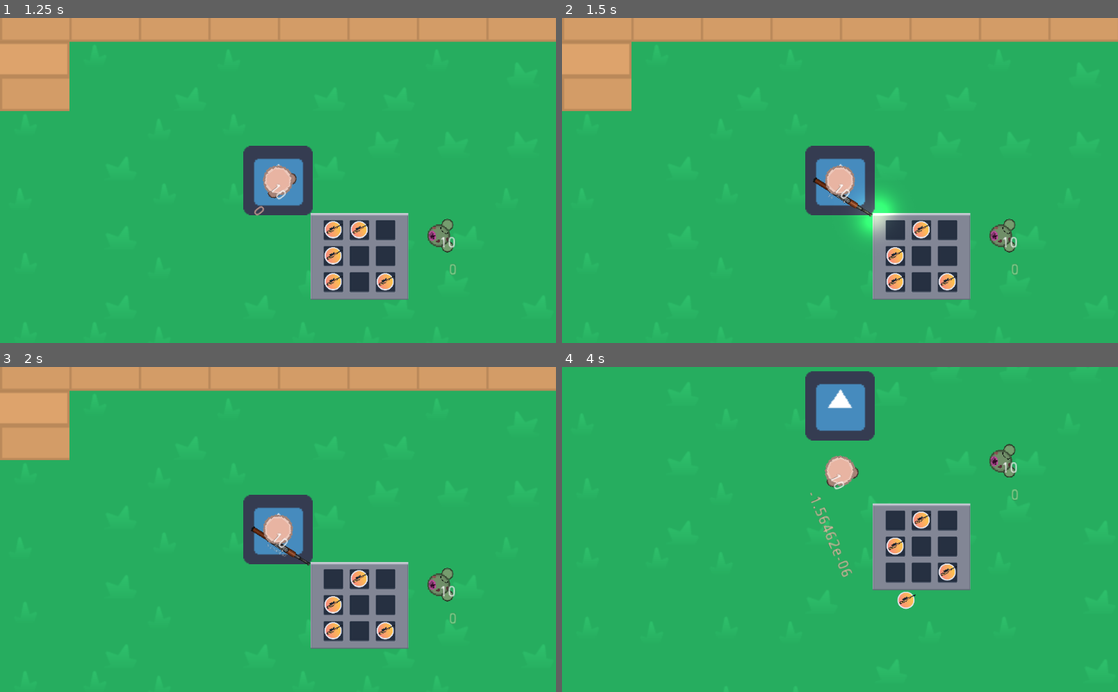
Above: before the commit, frames 1-4 (two rows, left to right).
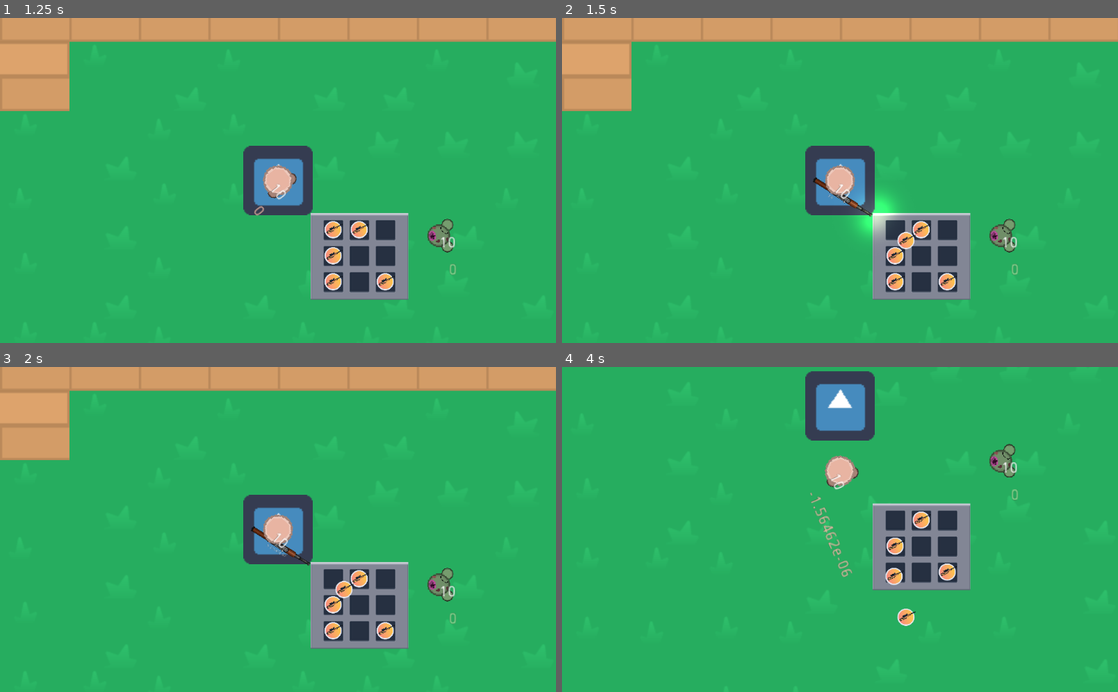
Above: after the commit, the same moments.

Repository: Panda248/Hu-Yang-Yoyale
Game: Godot game, scene res://MainMenu.tscn
Two runs of this game, one before a commit and one after it. Both use one fixed random seed, a clock stepped at 60 frames per second and the inputs below. The engine's default icon, where the game draws it, is replaced by a stand-in: a white triangle on a blue panel in a dark square.
Inputs (mouse positions are in pixels of both pictures, inside the frame that each line leads up to):
- Up to frame 1 (1.25 s): click "PLAY" at 0.5 s
- Up to frame 2 (1.5 s): tap Enter at 1.25 s; move the mouse to (895, 229) at 1.27 s; hold E (game_switch_weapon_right) from 1.28 s (still down); tap F (game_interact) at 1.35 s; click (895, 229) at 1.42 s
- Up to frame 3 (2 s): keep holding E (game_switch_weapon_right)
- Up to frame 4 (4 s): tap Space at 2 s; move the mouse to (923, 578) at 2.02 s; release E (game_switch_weapon_right) at 2.03 s; hold Down (ui_down) 2.03-2.78 s; click (923, 578) at 2.1 s; move the mouse to (945, 633) at 2.77 s; hold E (game_switch_weapon_right) 2.78-3.53 s; right-click (945, 633) at 2.85 s; click (945, 633) at 2.92 s; move the mouse to (895, 607) at 3.52 s; hold Up (ui_up) from 3.53 s (still down); tap F (game_interact) at 3.6 s; click (895, 607) at 3.67 s

Frame 1 is identical in both runs. In frame 2, 0.1% of the frame differs, in the area x 60-64%, y 65-72%; in frame 3, 0.1%; in frame 4, 0.4%, in the area x 58-64%, y 61-80%.
Error before the commit: Invalid set index 'global_position' (on base: 'previously freed instance') with value of type 'Vector2'. (res://Inventory.gd:32)

Commit message:
inventory works ig

Diff:
--- a/Inventory.gd
+++ b/Inventory.gd
@@ -12,25 +12,23 @@
 func _process(delta):
 	position = get_tree().current_scene.get_node("Player").position
 	position += Vector2(30, 30)
+	if(is_instance_valid(holding_item)):
+		holding_item.global_position = get_global_mouse_position()
 
 func slot_gui_input(event: InputEvent, slot: SlotClass):
 	if event is InputEventMouseButton:
 		if event.button_index == BUTTON_LEFT && event.pressed:
-			if holding_item != null:
+			if is_instance_valid(holding_item):
 				if !slot.item:
 					slot.add(holding_item)
 					holding_item = null
 				else:
 					var temp_item = slot.item
 					slot.remove()
-					temp_item.global_position = event.global_position
+					temp_item.global_position = get_global_mouse_position()
 					slot.add(holding_item)
 					holding_item = temp_item
-			elif slot.item:
+			elif is_instance_valid(slot.item):
 				holding_item = slot.item
 				slot.remove()
 				holding_item.global_position = get_global_mouse_position()
-
-func _input(event):
-	if holding_item:
-		holding_item.global_position = get_global_mouse_position()
--- a/Item.tscn
+++ b/Item.tscn
@@ -4,17 +4,17 @@
 [ext_resource path="res://res/exported/sprites/awp.png" type="Texture" id=2]
 
 [sub_resource type="CircleShape2D" id=1]
-radius = 18.0278
+radius = 7.0
 
 [node name="Item" type="Area2D"]
 script = ExtResource( 1 )
 
+[node name="CollisionShape2D" type="CollisionShape2D" parent="."]
+position = Vector2( 10, 10 )
+shape = SubResource( 1 )
+
 [node name="TextureRect" type="TextureRect" parent="."]
-margin_right = 40.0
-margin_bottom = 40.0
+margin_right = 128.0
+margin_bottom = 128.0
 rect_scale = Vector2( 0.15, 0.15 )
 texture = ExtResource( 2 )
-
-[node name="CollisionShape2D" type="CollisionShape2D" parent="."]
-visible = false
-shape = SubResource( 1 )
--- a/Slot.gd
+++ b/Slot.gd
@@ -12,14 +12,15 @@
 	pass
 
 func remove():
+	print("reoved")
 	remove_child(item)
 	var inventoryNode = find_parent("Inventory")
 	inventoryNode.add_child(item)
 	item = null
 
 func add(new_item):
+	print("sdf")
 	item = new_item
+	var inventoryNode = find_parent("Inventory")
+	var itemParent = item.get_parent()
 	item.position = rect_position + ((rect_size)/2)
-	item.position.x += rect_size.x/4
-	var inventoryNode = find_parent("Inventory")
-	add_child(item)
--- a/scripts/Item.gd
+++ b/scripts/Item.gd
@@ -3,7 +3,7 @@
 
 export var messageOffsetY = 50
 var canInteract : bool = false
-
+onready var rect_size = $TextureRect.rect_size * $TextureRect.rect_scale
 
 signal notify_picked_up(message, position, scale)
 
